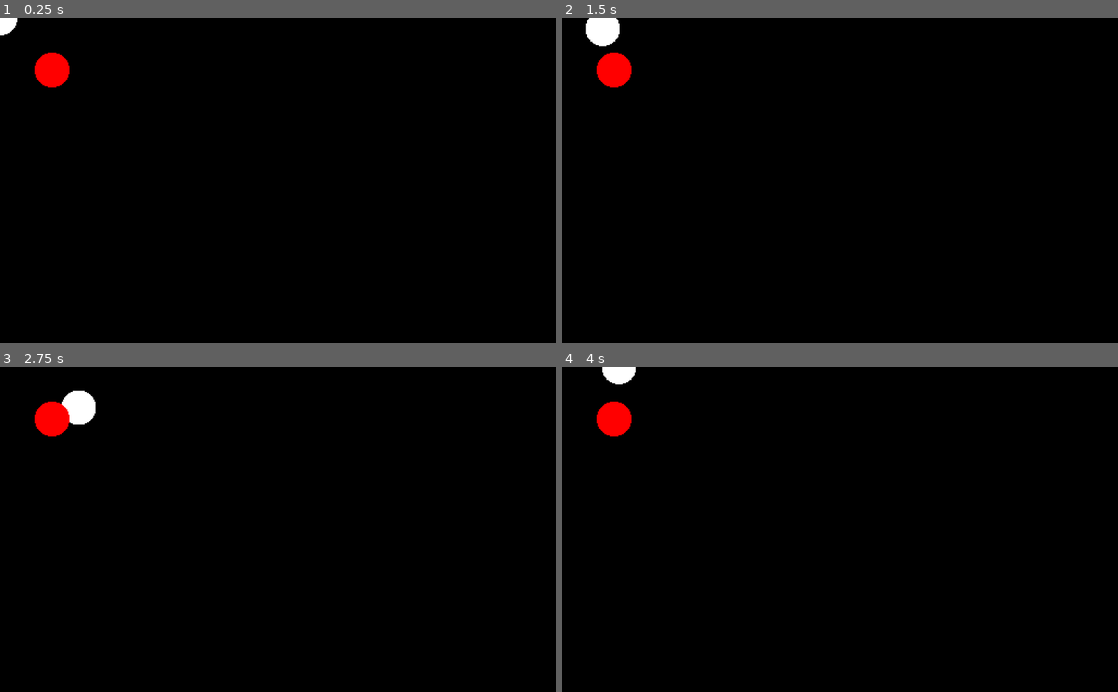
Above: before the commit, frames 1-4 (two rows, left to right).
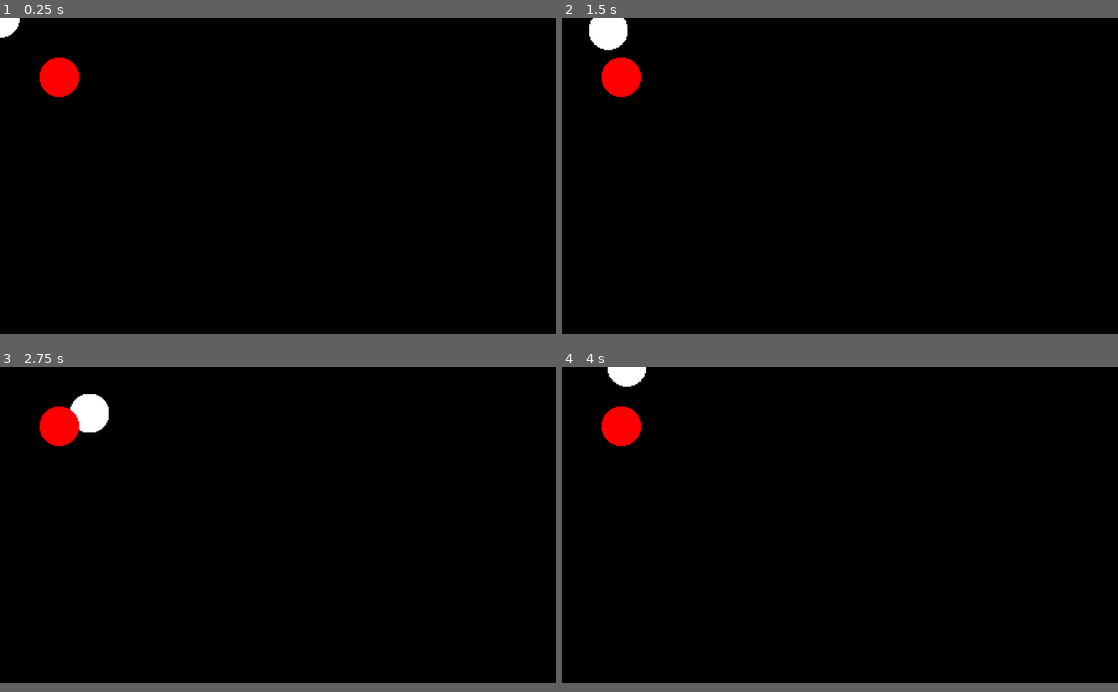
Above: after the commit, the same moments.

Repository: TitouanCh/ggj2023
Game: Godot game, scene res://scenes/flask.tscn
Two runs of this game, one before a commit and one after it. Both use one fixed random seed, a clock stepped at 60 frames per second and the inputs below.
Inputs (mouse positions are in pixels of both pictures, inside the frame that each line leads up to):
- Up to frame 1 (0.25 s): no input
- Up to frame 2 (1.5 s): tap Enter at 0.5 s; move the mouse to (962, 164) at 0.52 s; hold Right (right) 0.53-1.28 s; right-click (962, 164) at 0.6 s; move the mouse to (728, 196) at 1.27 s; hold S (down) from 1.28 s (still down); right-click (728, 196) at 1.35 s
- Up to frame 3 (2.75 s): move the mouse to (333, 458) at 2.02 s; release S (down) at 2.03 s; hold Right (right) from 2.03 s (still down); right-click (333, 458) at 2.1 s
- Up to frame 4 (4 s): move the mouse to (812, 594) at 2.77 s; release Right (right) at 2.78 s; hold Up (up) 2.78-3.53 s; right-click (812, 594) at 2.85 s; move the mouse to (1006, 578) at 3.52 s; hold A (left) from 3.53 s (still down); right-click (1006, 578) at 3.6 s
In our replay, the window is 800x468 before the commit and 800x455 after it. These sizes can differ from the game's own. Grey fills any space a smaller window leaves; there, only what the larger window draws over its background counts as a difference.

The runs differ from the first frame. In frame 1, 0.5% of the frame differs, in the area x 0-15%, y 0-25%; in frame 2, 0.7%; in frame 3, 0.9%, in the area x 6-20%, y 7-25%; in frame 4, 0.6%.

Commit message:
add img barlife

Diff:
--- a/project.godot
+++ b/project.godot
@@ -23,6 +23,11 @@
 config/name="ggj2023"
 run/main_scene="res://scenes/flask.tscn"
 config/icon="res://icon.png"
+
+[display]
+
+window/size/width=900
+window/size/height=512
 
 [gui]
 
Binary file added: barlife.png
